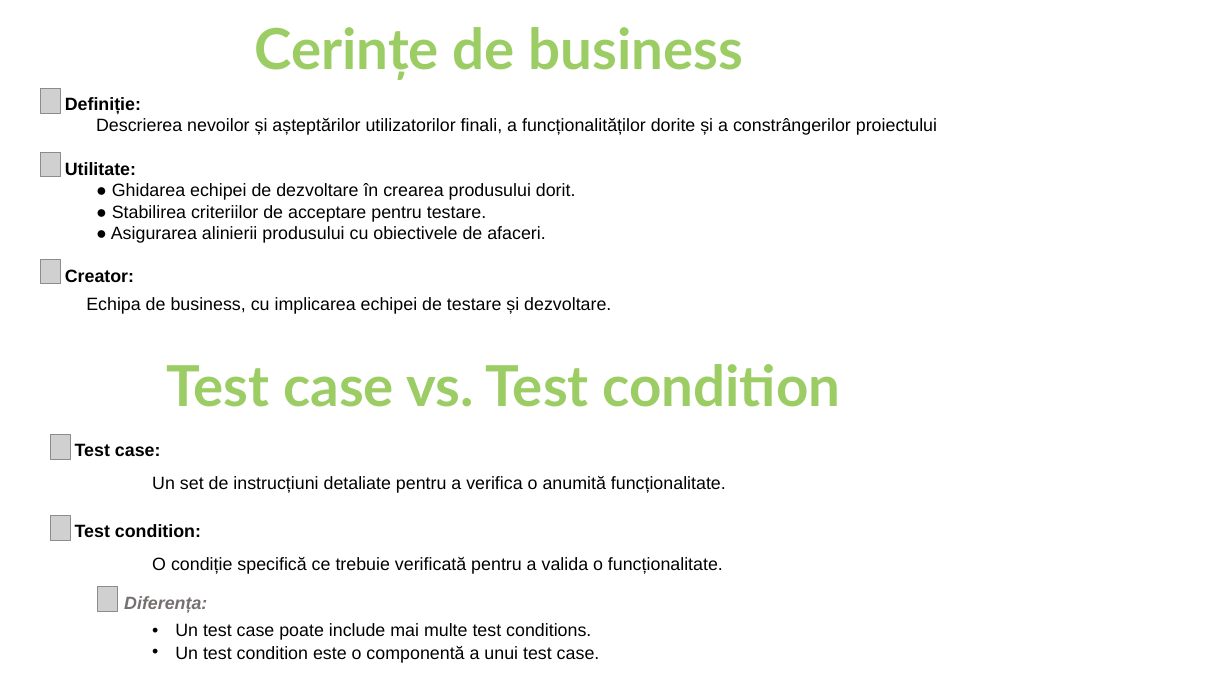
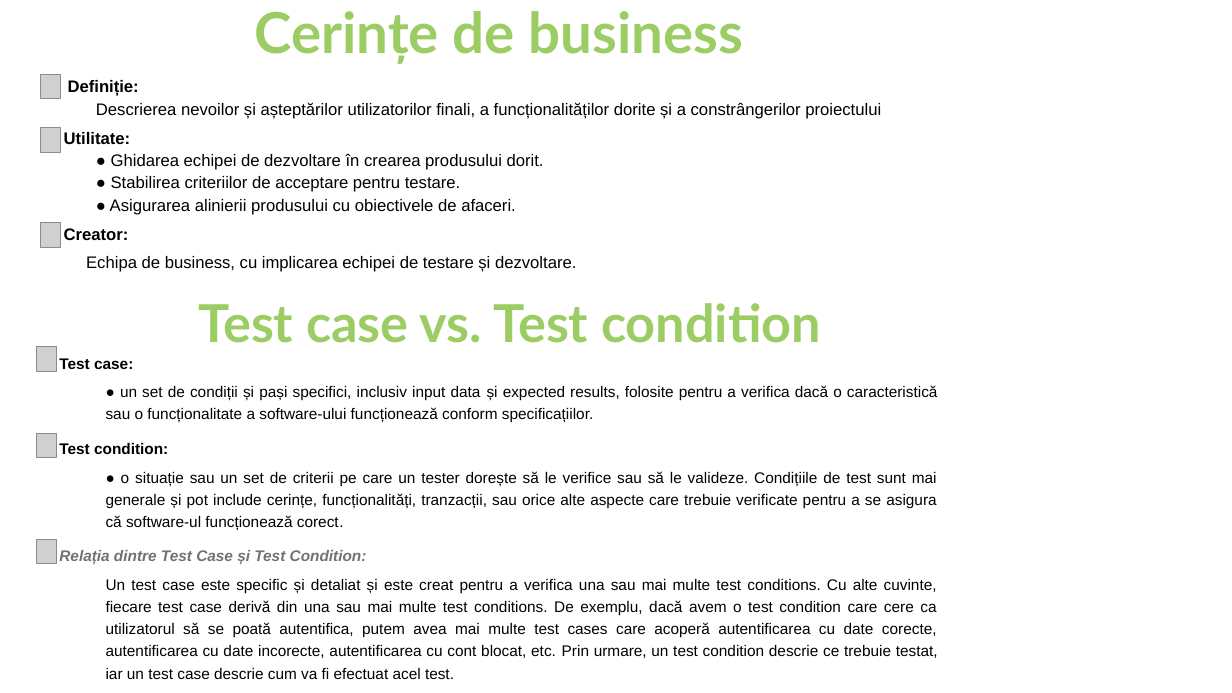
Before and after one commit to AlinT84/Testing-Project-for-Automation-Exercise-E-commerce-Website, a slide deck: slide 2 of Testing Project for Automation Exercise E-commerce Website.pptx. Drawn at 1232x693 pixels with LibreOffice and Linux fonts; fonts in the diff are those of the drawing; grey boxes stand for pictures; background and template pictures are left out. Boxes give left, top, right and bottom in pixels: in the first picture for what was removed or moved away, otherwise in the second. Text is boxed around its words. In the diff, an @@ line names an element or a change of style, - is before the commit and + after.

```diff
--- a/Testing Project for Automation Exercise E-commerce Website.pptx
+++ b/Testing Project for Automation Exercise E-commerce Website.pptx
@@ title "Cerințe de business": place and size @@
-title "Cerințe de business" at [254,27,744,80]
+title "Cerințe de business" at [254,11,744,64]
@@ picture: place and size @@
-picture at [41,89,60,114]
+picture at [41,74,60,99]
@@ text "Definiție:": place and size @@
-text "Definiție:" at [65,97,937,314]
+text "Definiție:" at [64,80,881,272]
@@ text "Definiție:" at [64,80,881,272]: size 13.9 to 12.9 pt; line spacing 0.7 to 0.8 @@
@@ picture: place and size @@
-picture at [41,152,60,177]
+picture at [41,128,60,152]
@@ picture: place and size @@
-picture at [41,259,60,284]
+picture at [41,223,60,248]
@@ text "Test case vs. Test condition": place and size @@
-text "Test case vs. Test condition" at [167,364,841,407]
+text "Test case vs. Test condition" at [198,303,821,343]
@@ text "Test case vs. Test condition" at [198,303,821,343]: size 44 to 40.7 pt; line spacing 0.9 to 0.8 @@
@@ picture: place and size @@
-picture at [51,434,70,459]
+picture at [37,347,56,372]
@@ text "Test case:": place and size @@
-text "Test case:" at [75,443,726,663]
+text "Test case:" at [59,358,938,679]
@@ text at [59,358,168,454]: size 13.9 to 12 pt in "Test case:", "Test condition:"; line spacing 0.95 to 1.15; line spacing 0.95 to 1.2 @@
@@ text at [106,385,938,423]: text changed; size 13.9 to 12 pt @@
-Un set de instrucțiuni detaliate pentru a verifica o anumită funcționalitate.
+  ● un set de condiții și pași specifici, inclusiv input data și expected results, folosite pentru a verifica dacă o caracteristică sau o funcționalitate a software-ului funcționează conform specificațiilor.
@@ picture: place and size @@
-picture at [51,516,70,541]
+picture at [37,433,56,458]
@@ text at [59,471,938,679]: text changed; size 13.9 to 12 pt @@
-O condiție specifică ce trebuie verificată pentru a valida o funcționalitate.
-  Diferența:
-    • Un test case poate include mai multe test conditions.
-    • Un test condition este o componentă a unui test case.
+  ● o situație sau un set de criterii pe care un tester dorește să le verifice sau să le valideze. Condițiile de test sunt mai generale și pot include cerințe, funcționalități, tranzacții, sau orice alte aspecte care trebuie verificate pentru a se asigura că software-ul funcționează corect.
+Relația dintre Test Case și Test Condition:
+  Un test case este specific și detaliat și este creat pentru a verifica una sau mai multe test conditions. Cu alte cuvinte, fiecare test case derivă din una sau mai multe test conditions. De exemplu, dacă avem o test condition care cere ca utilizatorul să se poată autentifica, putem avea mai multe test cases care acoperă autentificarea cu date corecte, autentificarea cu date incorecte, autentificarea cu cont blocat, etc. Prin urmare, un test condition descrie ce trebuie testat, iar un test case descrie cum va fi efectuat acel test.
@@ picture: place and size @@
-picture at [98,587,117,612]
+picture at [37,539,56,564]
```
Also in this commit, not shown: 4 other slides changed, 1 other file.
